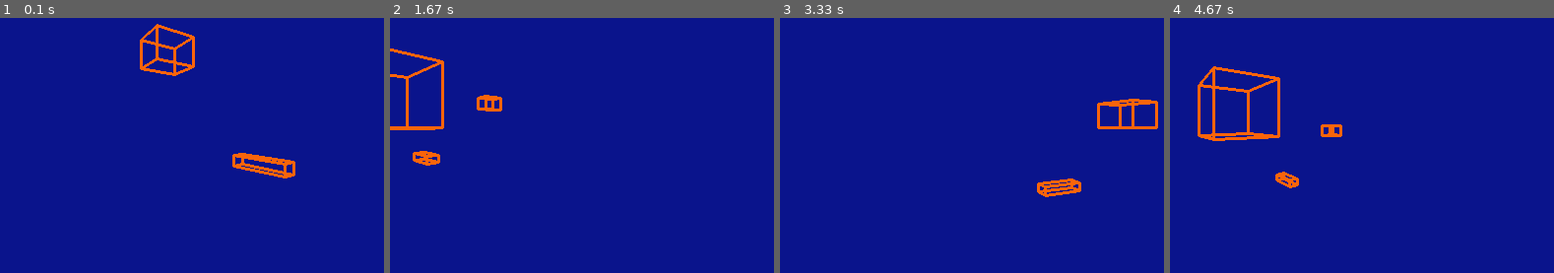
Above: before the commit, frames 1-4 (left to right).
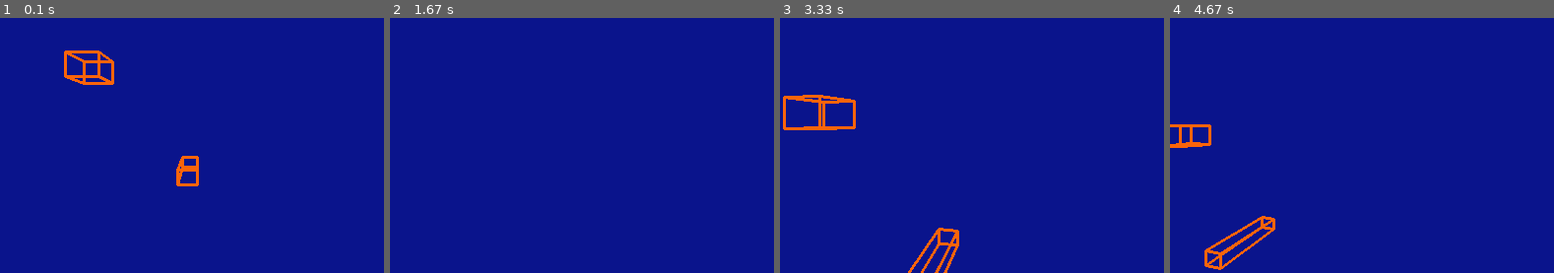
Above: after the commit, the same moments.

Repository: TonkleTremu/DSD-Y1
Game: pygame game, started from Random Test Stuff/3D Engine Test/main.py
Same seed, same stepped clock (60 frames per second), same inputs: the game is played once before the commit and once after it.
Inputs:
- Up to frame 1 (0.1 s): no input
- Up to frame 2 (1.67 s): hold Right 0.33-0.8 s; hold Up 0.83-1.13 s; tap Space at 0.9, 1.23, 1.53 s; tap Shift at 0.98 s; hold Right 1.17-1.63 s; tap , at 1.32 s
- Up to frame 3 (3.33 s): hold Left 1.67-2.2 s; tap Space at 1.73, 2.03, 2.3, 2.63, 2.93, 3.07 s; hold Down 2.23-2.53 s; tap Shift at 2.38 s; hold Left 2.57-2.97 s; tap , at 2.72 s; hold Up from 3 s (still down)
- Up to frame 4 (4.67 s): release Up at 3.37 s; hold Right 3.4-4.03 s; tap Space at 3.47, 3.77, 4.13, 4.53 s; tap Shift at 3.55 s; hold Down 4.07-4.43 s; tap , at 4.22 s; hold Left from 4.47 s (still down)

The runs differ from the first frame. In frame 1, 2.9% of the frame differs, in the area x 16-77%, y 2-67%; in frame 2, 1.4%; in frame 3, 2.8%; in frame 4, 3.2%, in the area x 0-45%, y 18-99%.

Commit message:
removed a single #

Diff:
--- a/Random Test Stuff/3D Engine Test/main.py
+++ b/Random Test Stuff/3D Engine Test/main.py
@@ -160,7 +160,7 @@
 active_scene = [GameObject(1,1,1,3,3,3), GameObject(0.5,0.5,2,0,-1,3), GameObject(10,15,20,0,1,30)]
 
 while True: # Main game loop - like Unity's "update" void thing.
-    rotation += 2*math.pi*(1/TICK_RATE)
+    #rotation += 2*math.pi*(1/TICK_RATE)
     DISPLAYSURF.fill(NIGHT_SKY_BLUE)
     if(debug_mode):
         pygame.draw.line(DISPLAYSURF, RED, (DISPLAYSURF.get_width()/2, 0), (DISPLAYSURF.get_width()/2, DISPLAYSURF.get_height()), 3)
